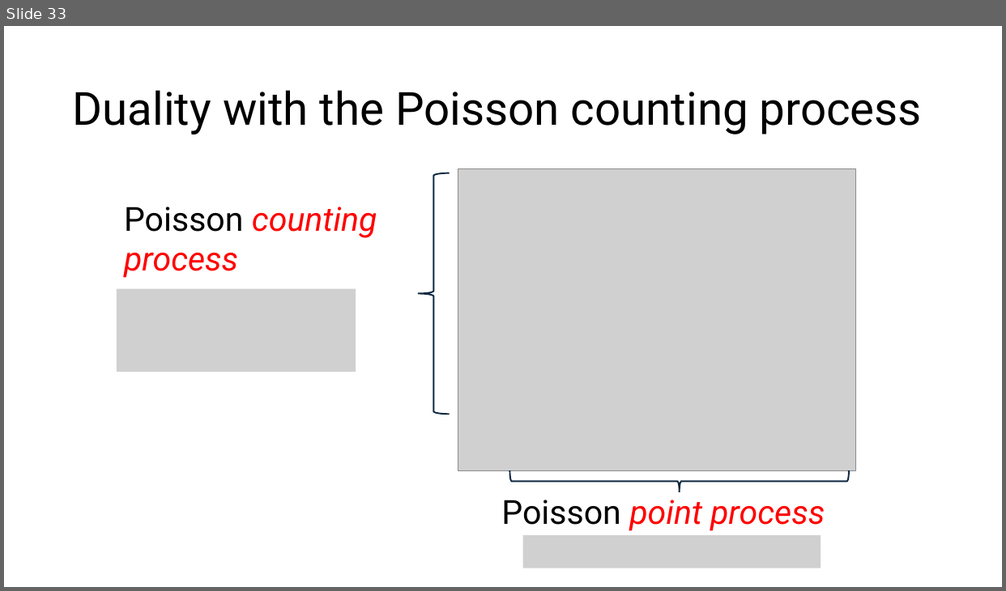
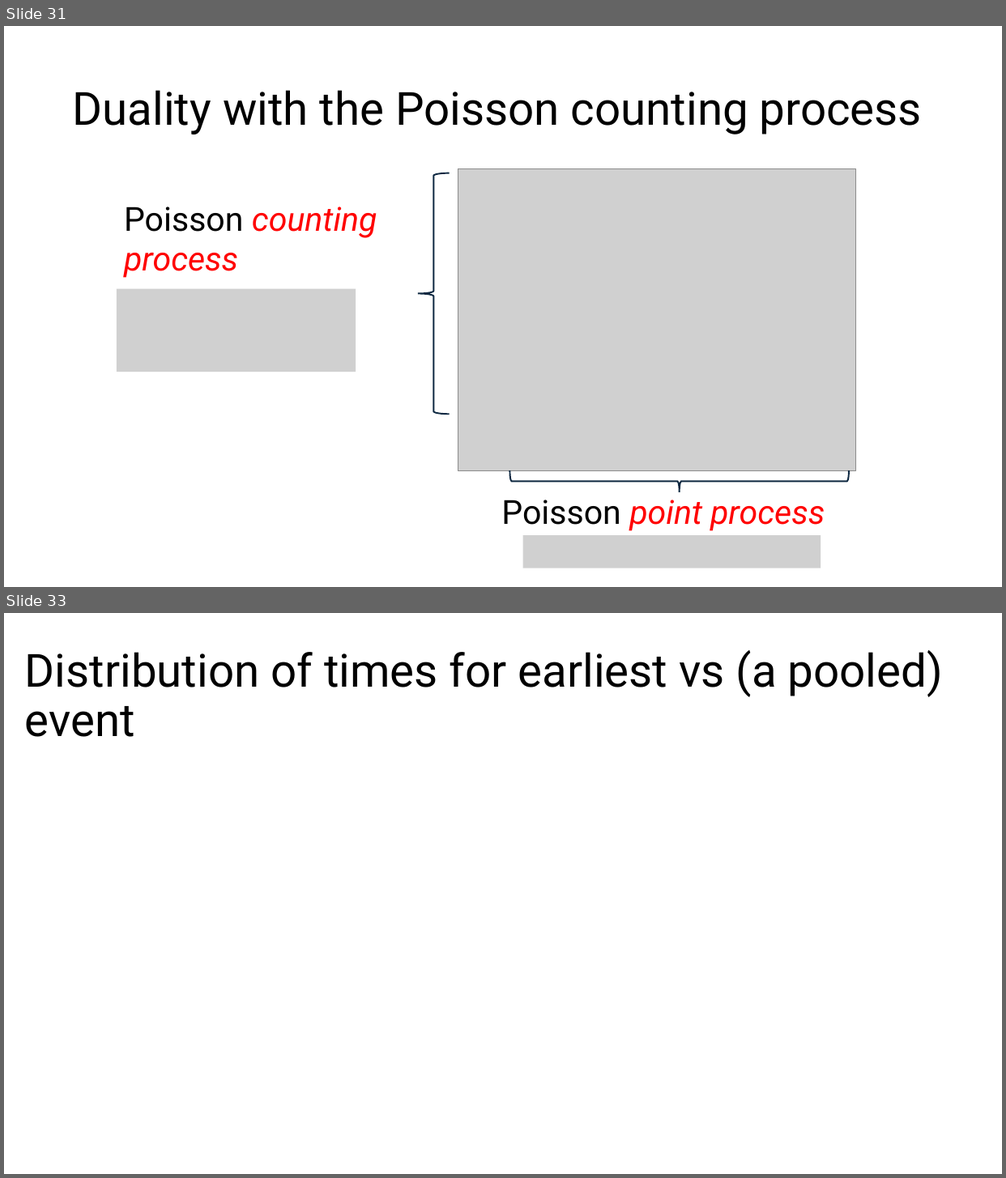
Before and after one commit to ttrikalin/des-R-course, a slide deck: 2026_SMDM/02_Theory.pptx. Shown one above the other, each under a label of ours: slide 33 before the commit, slides 31 and 33 after it; the slides between them are not shown. The pictures are 1006x591 and 1006x1178 pixels, drawn with LibreOffice and Linux fonts; fonts in the diff are those of the drawing; grey boxes stand for pictures. Boxes give left, top, right and bottom in pixels: in the first picture for what was removed or moved away, otherwise in the second. Text is boxed around its words. In the diff, an @@ line names an element or a change of style, - is before the commit and + after.

```diff
--- a/2026_SMDM/02_Theory.pptx
+++ b/2026_SMDM/02_Theory.pptx
@@ slide 33 added at <box>4,613,1002,1174</box>, background #FFFFFF @@
@@ title added at <box>25,650,943,737</box>, 44 pt, text #000000 @@
+Distribution of times for earliest vs (a pooled) event
@@ what was slide 33 is now slide 31 @@
```
Also in this commit, not shown: 5 slides changed, 1 other slide added, 1 slide removed, 9 other files.
